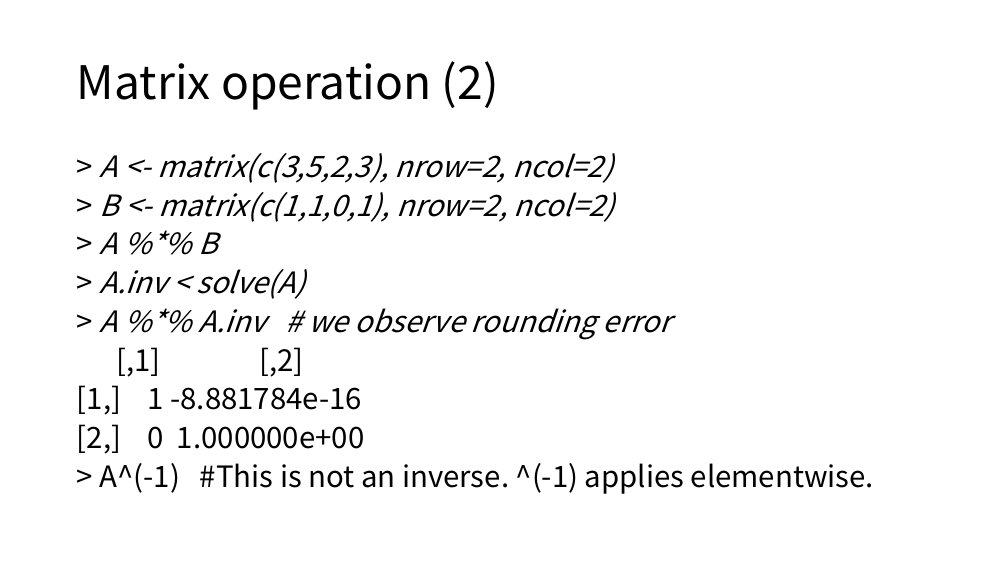
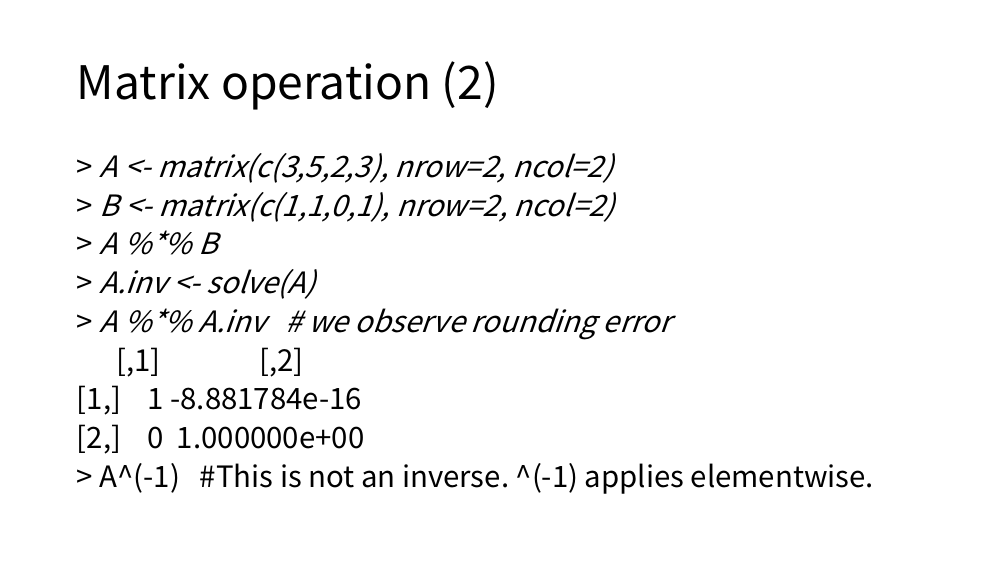
Before and after one commit to ksublee/SSuR, a slide deck: slide 30 of ppt/1.Introduction to R.pptx. Drawn at 1008x567 pixels with LibreOffice and Linux fonts; fonts in the diff are those of the drawing. Boxes give left, top, right and bottom in pixels: in the first picture for what was removed or moved away, otherwise in the second. Text is boxed around its words. In the diff, an @@ line names an element or a change of style, - is before the commit and + after.

```diff
--- a/ppt/1.Introduction to R.pptx
+++ b/ppt/1.Introduction to R.pptx
@@ text at [100, 269, 316, 299]: text changed @@
-> A.inv < solve(A)
+> A.inv <- solve(A)
```
Also in this commit, not shown: 5 other slides changed, 5 other files.
